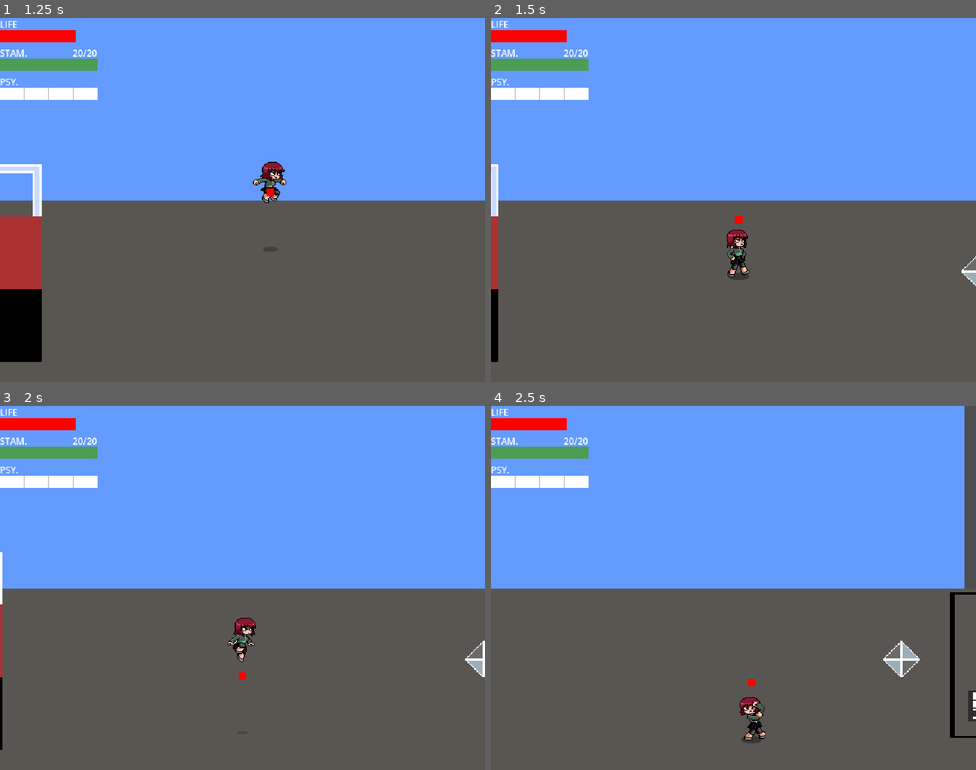
Above: before the commit, frames 1-4 (two rows, left to right).
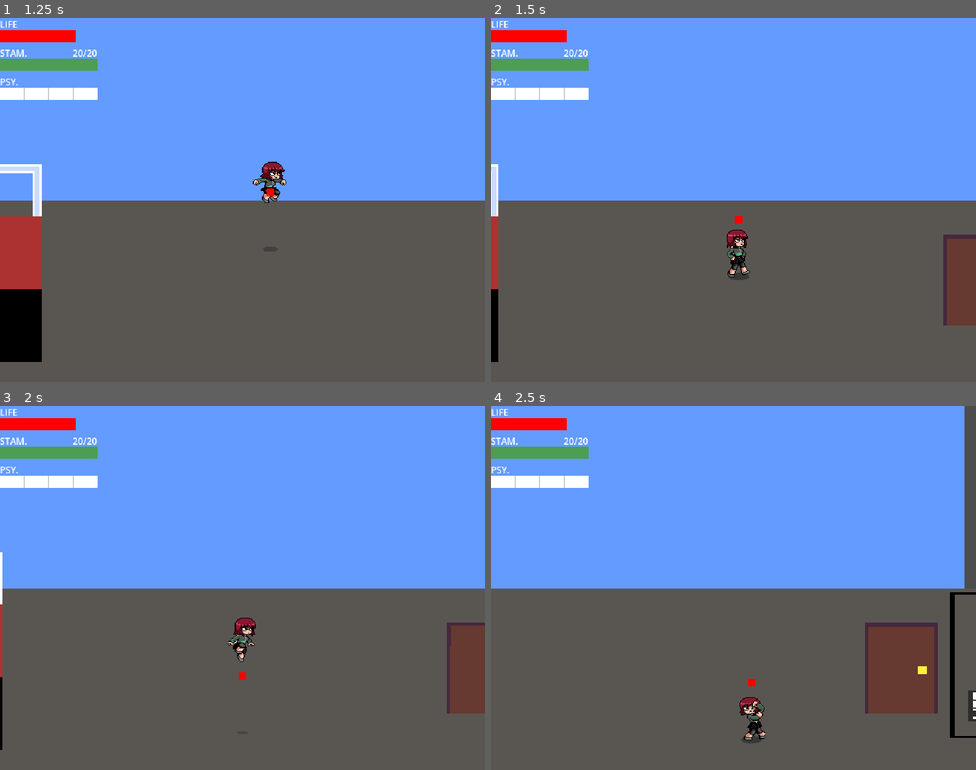
Above: after the commit, the same moments.

Repository: WarrenWarrens/CC
Game: Godot game, scene res://Scenes/WorldThree.tscn
Same seed, same stepped clock (60 frames per second), same inputs: the game is played once before the commit and once after it. This scene is started directly instead of the project's main scene.
Inputs (mouse positions are in pixels of both pictures, inside the frame that each line leads up to):
- Up to frame 1 (1.25 s): tap Enter (ui_accept) at 0.5, 0.77 s; move the mouse to (349, 181) at 0.52 s; hold D (right) from 0.53 s (still down); tap R (aim) at 0.6 s
- Up to frame 2 (1.5 s): move the mouse to (636, 218) at 1.27 s; release D (right) at 1.28 s; hold S (down) from 1.28 s (still down); tap Q (dodge) at 1.35 s
- Up to frame 3 (2 s): keep holding S (down); tap Enter (ui_accept) at 1.52 s
- Up to frame 4 (2.5 s): move the mouse to (782, 507) at 2.02 s; release S (down) at 2.03 s; hold D (right) from 2.03 s (still down); hold E (guard) from 2.03 s (still down)

Frame 1 is identical in both runs. In frame 2, 1.7% of the frame differs, in the area x 93-100%, y 59-85%; in frame 3, 2.0%; in frame 4, 3.8%, in the area x 77-93%, y 59-85%.

Commit message:
Added floor updating via doors

Diff:
--- a/Scenes/Door.tscn
+++ b/Scenes/Door.tscn
@@ -1,7 +1,7 @@
 [gd_scene format=3 uid="uid://b2r3p8nte0wg"]
 
 [ext_resource type="Script" uid="uid://cnpo0uxwb7nr3" path="res://Script/Door.gd" id="1_38ogf"]
-[ext_resource type="Texture2D" uid="uid://b7v06cejj4ksp" path="res://Assets/debugdiamond.png" id="2_mw28t"]
+[ext_resource type="Texture2D" uid="uid://4bfjm5kmjgq2" path="res://Assets/doorone.png" id="2_mw28t"]
 
 [sub_resource type="RectangleShape2D" id="RectangleShape2D_ttpud"]
 
--- a/Scenes/WorldFive.tscn
+++ b/Scenes/WorldFive.tscn
@@ -17,6 +17,8 @@
 [ext_resource type="PackedScene" uid="uid://b4qdyttoij06r" path="res://Scenes/Ladder.tscn" id="12_n0yck"]
 [ext_resource type="Texture2D" uid="uid://cr4y5tbjn2rak" path="res://Assets/floor1.png" id="16_fcpsy"]
 [ext_resource type="PackedScene" uid="uid://bej6fn52m43lo" path="res://Scenes/Ledge.tscn" id="17_xckvv"]
+[ext_resource type="PackedScene" uid="uid://b2r3p8nte0wg" path="res://Scenes/Door.tscn" id="18_rvry2"]
+[ext_resource type="PackedScene" uid="uid://br3w7rdj8epg3" path="res://Scenes/Enemy.tscn" id="19_fcpsy"]
 
 [sub_resource type="PhysicsMaterial" id="PhysicsMaterial_ttpud"]
 
@@ -87,14 +89,14 @@
 physics_material_override = SubResource("PhysicsMaterial_ttpud")
 metadata/_edit_lock_ = true
 
-[node name="CollisionShape2D" type="CollisionShape2D" parent="Boundaries" unique_id=1773466694]
+[node name="Left" type="CollisionShape2D" parent="Boundaries" unique_id=1773466694]
 position = Vector2(-10, 239)
 shape = SubResource("RectangleShape2D_vyp0t")
 
-[node name="CollisionPolygon2D" type="CollisionPolygon2D" parent="Boundaries" unique_id=119865761]
+[node name="Top" type="CollisionPolygon2D" parent="Boundaries" unique_id=119865761]
 polygon = PackedVector2Array(0, 120, 1305, 120, 1509, -85, 1768, -85, 1870, -187, 2311, -187, 2312, -85, 3031, -86, 3025, -867, 3, -864)
 
-[node name="CollisionPolygon2D2" type="CollisionPolygon2D" parent="Boundaries" unique_id=546665044]
+[node name="Bottom" type="CollisionPolygon2D" parent="Boundaries" unique_id=546665044]
 polygon = PackedVector2Array(0, 360, 1550, 365, 1754, 160, 1755, 155, 3031, 154, 3027, 471, 2, 514)
 
 [node name="RampAssistUp" type="Area2D" parent="." unique_id=102323400]
@@ -178,4 +180,34 @@
 lower_floor = 2
 upper_floor = 3
 
+[node name="Doors" type="Node2D" parent="." unique_id=1590519640]
+
+[node name="Door" parent="Doors" unique_id=993242610 instance=ExtResource("18_rvry2")]
+position = Vector2(181, 159)
+scale = Vector2(3, 3)
+door_id = "001"
+door_floor_id = 1
+destination_door_id = "002"
+
+[node name="Door2" parent="Doors" unique_id=2067703749 instance=ExtResource("18_rvry2")]
+position = Vector2(2785, -88)
+scale = Vector2(3, 3)
+door_id = "002"
+door_floor_id = 2
+destination_door_id = "001"
+
+[node name="Enemy" type="Node2D" parent="." unique_id=1582444898]
+
+[node name="Enemy" parent="Enemy" unique_id=864659468 instance=ExtResource("19_fcpsy")]
+position = Vector2(2942, -39)
+floor_id = 2
+
+[node name="Enemy2" parent="Enemy" unique_id=194145769 instance=ExtResource("19_fcpsy")]
+position = Vector2(2961, 120)
+floor_id = 2
+
+[node name="Enemy3" parent="Enemy" unique_id=139526224 instance=ExtResource("19_fcpsy")]
+position = Vector2(2889, 50)
+floor_id = 2
+
 [editable path="Ladders/Ladder"]
--- a/Script/Door.gd
+++ b/Script/Door.gd
@@ -2,6 +2,7 @@
 class_name Door
 
 @export var door_id: String = ""
+@export var door_floor_id: int = 0
 
 @export_group("Destination")
 @export_file("*.tscn") var destination_scene_path: String = ""
@@ -69,6 +70,9 @@
 		player.global_position = target_door.spawn_point.global_position
 		target_door._start_cooldown()
 		_snap_cameras(player)
+		var w := player as Walker
+		w.floor_id = door_floor_id
+
 	)
 
 func _start_cooldown() -> void:
